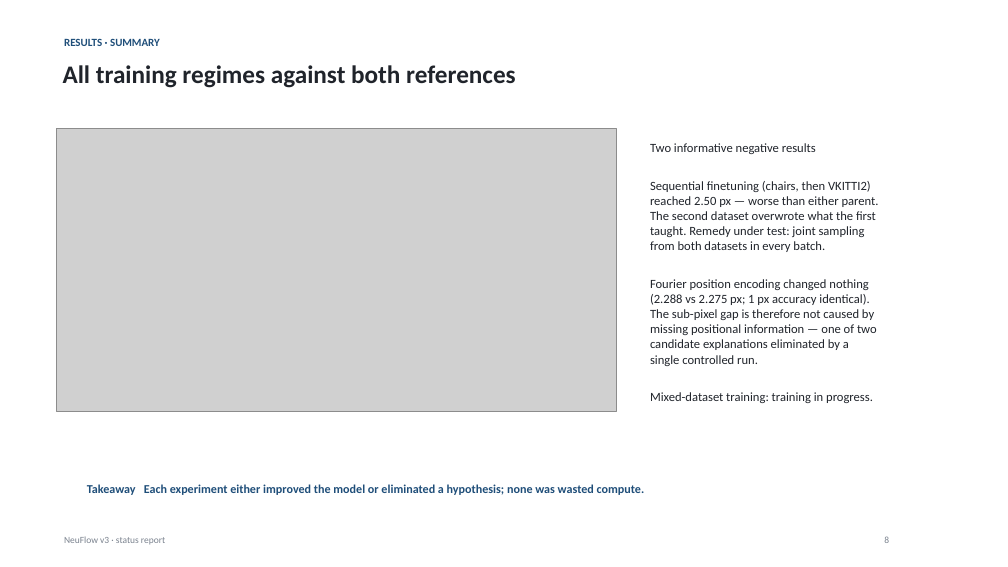
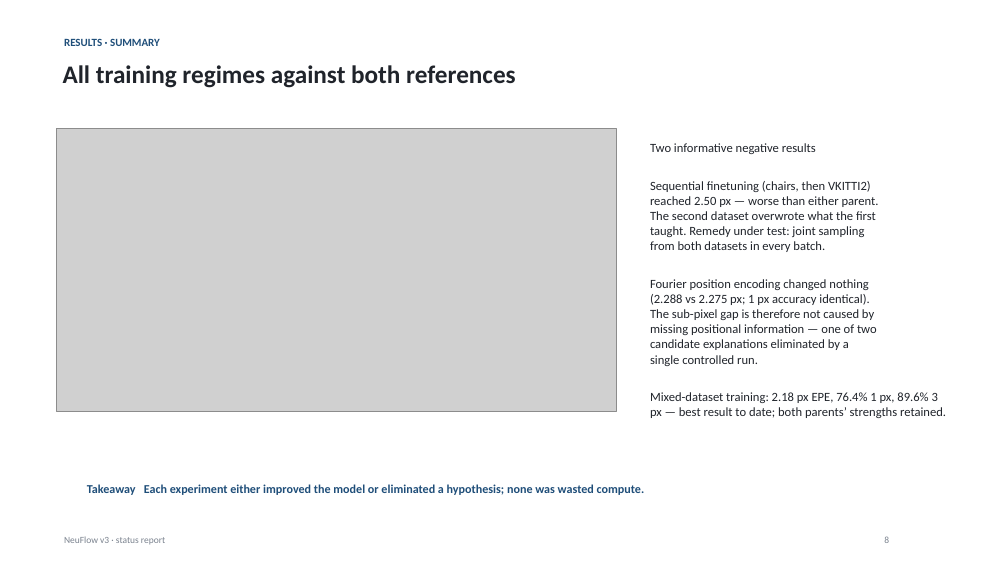
Before and after one commit to shrirag10/Neuflowv3, a slide deck: slide 8 of docs/NeuFlow_v3_status.pptx. Drawn at 1008x567 pixels with LibreOffice and Linux fonts; fonts in the diff are those of the drawing; grey boxes stand for pictures. Boxes give left, top, right and bottom in pixels: in the first picture for what was removed or moved away, otherwise in the second. Text is boxed around its words. In the diff, an @@ line names an element or a change of style, - is before the commit and + after.

Commit message:
Mixed-dataset result: 2.183 EPE / 76.4% 1px — best to date, beats v2 by 6% with near-parity precision

```diff
--- a/docs/NeuFlow_v3_status.pptx
+++ b/docs/NeuFlow_v3_status.pptx
@@ text at (x1=650, y1=392, x2=946, y2=418): text changed @@
-Mixed-dataset training: training in progress.
+Mixed-dataset training: 2.18 px EPE, 76.4% 1 px, 89.6% 3 px — best result to date; both parents’ strengths retained.
```
Also in this commit, not shown: 2 other slides changed, 4 other files.
